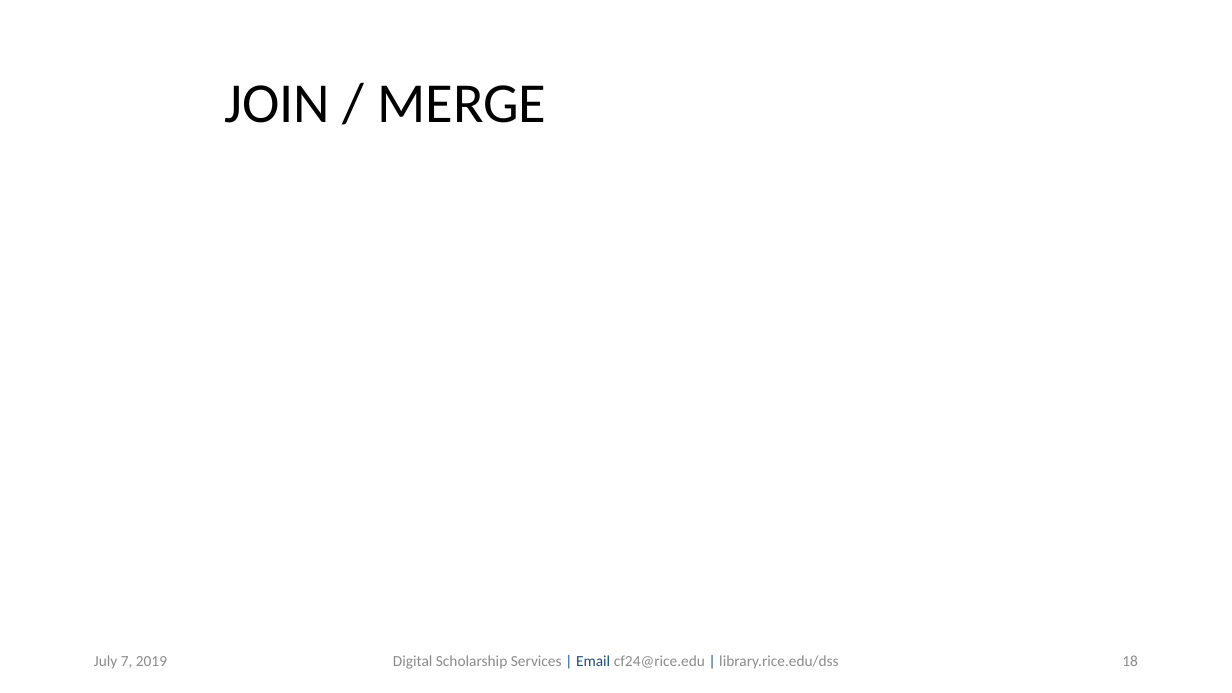
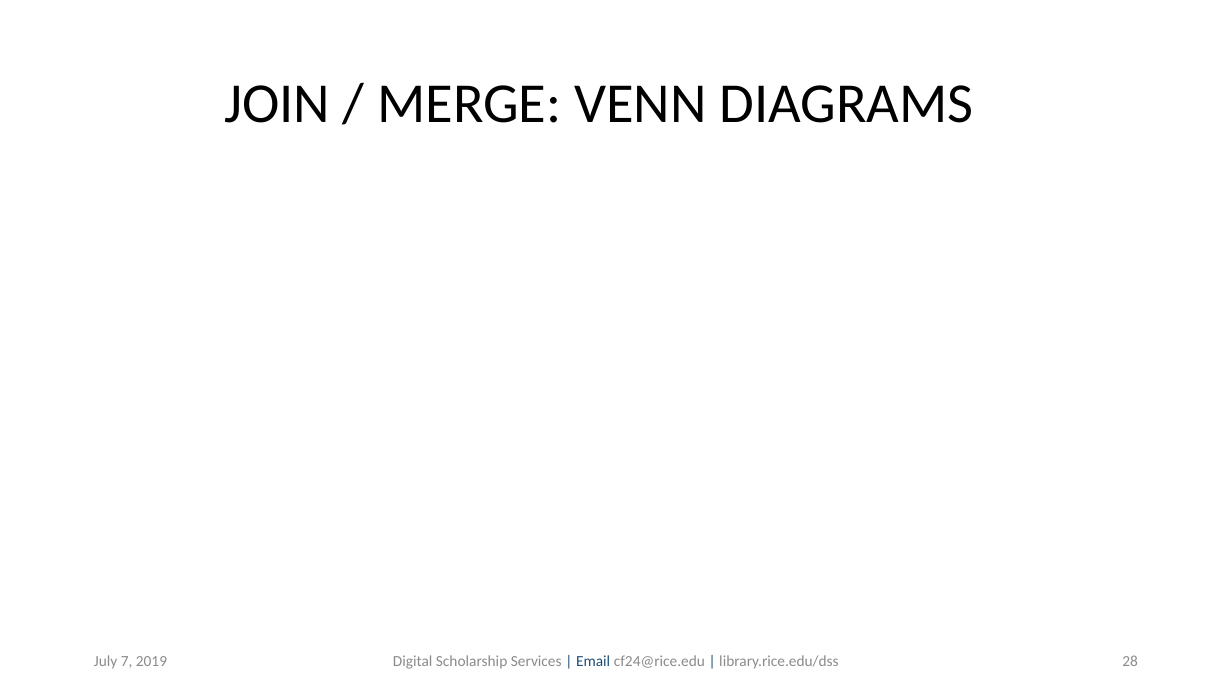
Before and after one commit to bakitybacon/rice-data-and-donuts, a slide deck: slide 28 of Rviz/R Visualization and Data Manipulation.pptx (slide 18 before the commit). Drawn at 1232x693 pixels with LibreOffice and Linux fonts; fonts in the diff are those of the drawing; background and template pictures are left out. Boxes give left, top, right and bottom in pixels: in the first picture for what was removed or moved away, otherwise in the second. Text is boxed around its words. In the diff, an @@ line names an element or a change of style, - is before the commit and + after.

```diff
--- a/Rviz/R Visualization and Data Manipulation.pptx
+++ b/Rviz/R Visualization and Data Manipulation.pptx
@@ title at [224,85,973,123]: text changed @@
-JOIN / MERGE
+JOIN / MERGE: VENN DIAGRAMS
@@ page number at [1122,655,1138,666]: text changed @@
-18
+28
```
Also in this commit, not shown: 10 other slides changed, 16 slides added, 1 other file.
